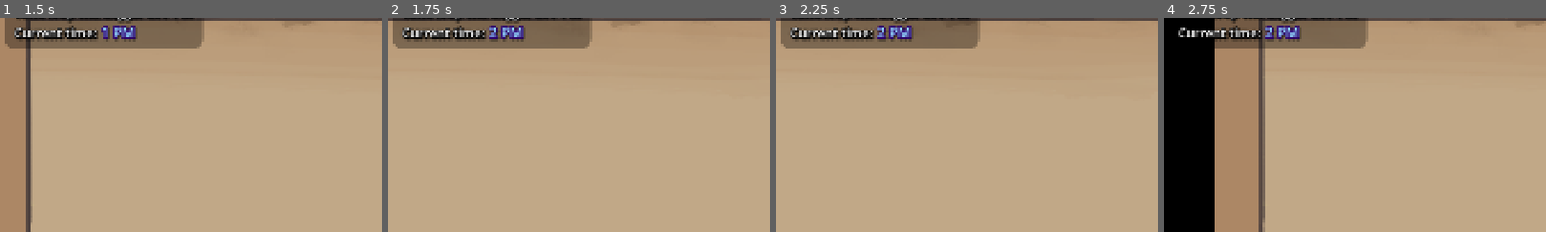
Above: before the commit, frames 1-4 (left to right).
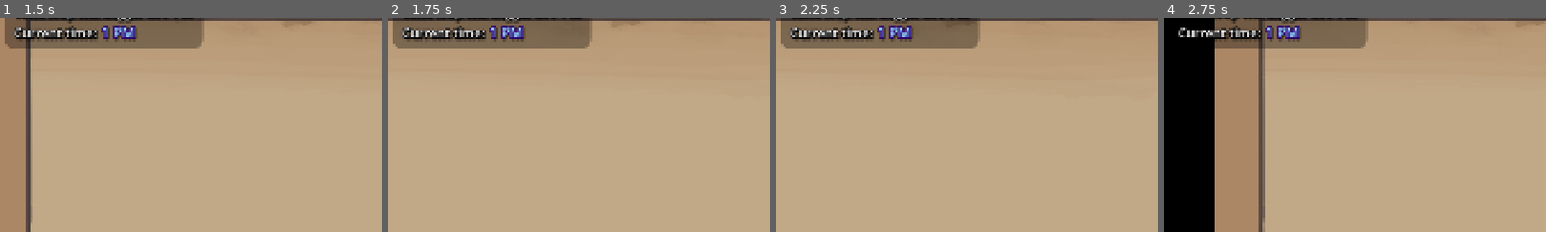
Above: after the commit, the same moments.

Repository: FlooferLand/timeloop-game
Game: Godot game, scene res://levels/the_building/the_building.tscn
Same seed, same stepped clock (60 frames per second), same inputs: the game is played once before the commit and once after it.
Inputs (mouse positions are % of the whole screen's width and height, from its top left):
- Up to frame 1 (1.5 s): move the mouse to (72, 45) at 0.52 s; hold D (walk_right) from 0.53 s (still down); tap Space (advance_dialog) at 0.6 s; click (72, 45) at 0.67 s; move the mouse to (30, 55) at 1.27 s; tap E (interact) at 1.35 s
- Up to frame 2 (1.75 s): keep holding D (walk_right)
- Up to frame 3 (2.25 s): move the mouse to (60, 28) at 2.02 s; release D (walk_right) at 2.03 s; hold A (walk_left) from 2.03 s (still down); hold Shift (sprint) from 2.03 s (still down)
- Up to frame 4 (2.75 s): keep holding A (walk_left); keep holding Shift (sprint)
The pictures show only the part of the screen within x 0-50%, y 5-55%; the shares and areas given below are measured in that part.

Frame 1 is identical in both runs. In frame 2, 0.1% of the frame differs, in the area x 26-30%, y 3-12%; in frame 3, 0.1%; in frame 4, 0.1%.

Commit message:
Add "time_advanced" signal

Diff:
--- a/autoload/time_loop_manager/time_loop_manager.gd
+++ b/autoload/time_loop_manager/time_loop_manager.gd
@@ -2,8 +2,9 @@
 class_name TimeLoopManagerType extends Node
 
 signal reset()
+signal time_advanced(new_hour: int)
 
-const MAX_TIME := 10  # 60
+const MAX_TIME := 60
 const START_PM := 1
 const END_PM := 7
 
@@ -12,7 +13,12 @@
 
 func _process(delta: float) -> void:
 	counter += delta
-	time = int(remap(counter, 0, MAX_TIME, START_PM, END_PM))
+
+	var new_time := int(remap(counter, 0, MAX_TIME, START_PM, END_PM))
+	if new_time > time:
+		time_advanced.emit(new_time)
+	time = new_time
+
 	if time > END_PM:
 		time = 0
 		counter = 0
